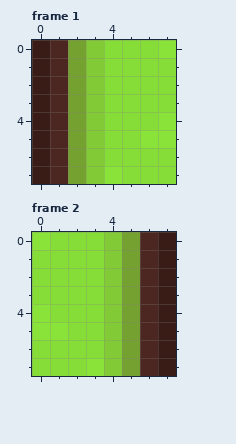
File history of a pixel-art file, assets/spritesheets/overworld/floor.aseprite. The picture above is the old version.
8x8 pixels, 16 frames. Colours within 5 levels of each other are drawn and written as one. Shown: frame 1, frame 2. The commit also changed other frames, which this record leaves out.
The same view after the edit:
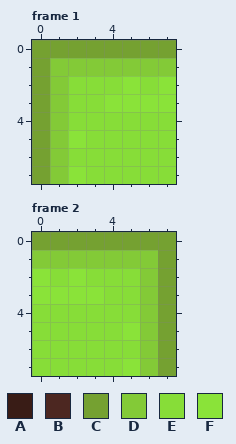
Palette (. is transparent): A #391c16  B #4c2721  C #75a131  D #83ca37  E #87dd38  F #8ae339
The exact change:
layer "end" now hidden
layer "corners" added
Frame 1, layer "corners":
y 0: x 0..1 AB -> CC; x 3..7 DEEEF -> CCCCC
y 1: x 0..2 ABC -> CDD; x 4..7 EEEE -> DDDD
y 2: x 0..3 ABCD -> CDEE; x 5 E -> F; x 7 E -> F
y 3: x 0..7 ABCDEEEE -> CDEEFFFF
y 4: x 0..3 ABCD -> CDEE; x 7 F -> E
y 5: x 0..3 ABCD -> CDFE; x 6..7 FF -> EE
y 6: x 0..3 ABCD -> CDEE
y 7: x 0..4 ABCDF -> CDFEE
Frame 2, layer "corners":
y 0: x 0..4 FEEED -> CCCCC; x 6..7 BA -> CC
y 1: x 0..3 EEEE -> DDDD; x 5..7 CBA -> DDC
y 2: x 0 E -> F; x 2 E -> F; x 4..7 DCBA -> EEDC
y 3: x 0..7 EEEEDCBA -> FFFFEEDC
y 4: x 0 F -> E; x 4..7 DCBA -> EEDC
y 5: x 0..1 FF -> EE; x 4..7 DCBA -> EFDC
y 6: x 4..7 DCBA -> EEDC
y 7: x 3..7 FDCBA -> EEFDC
